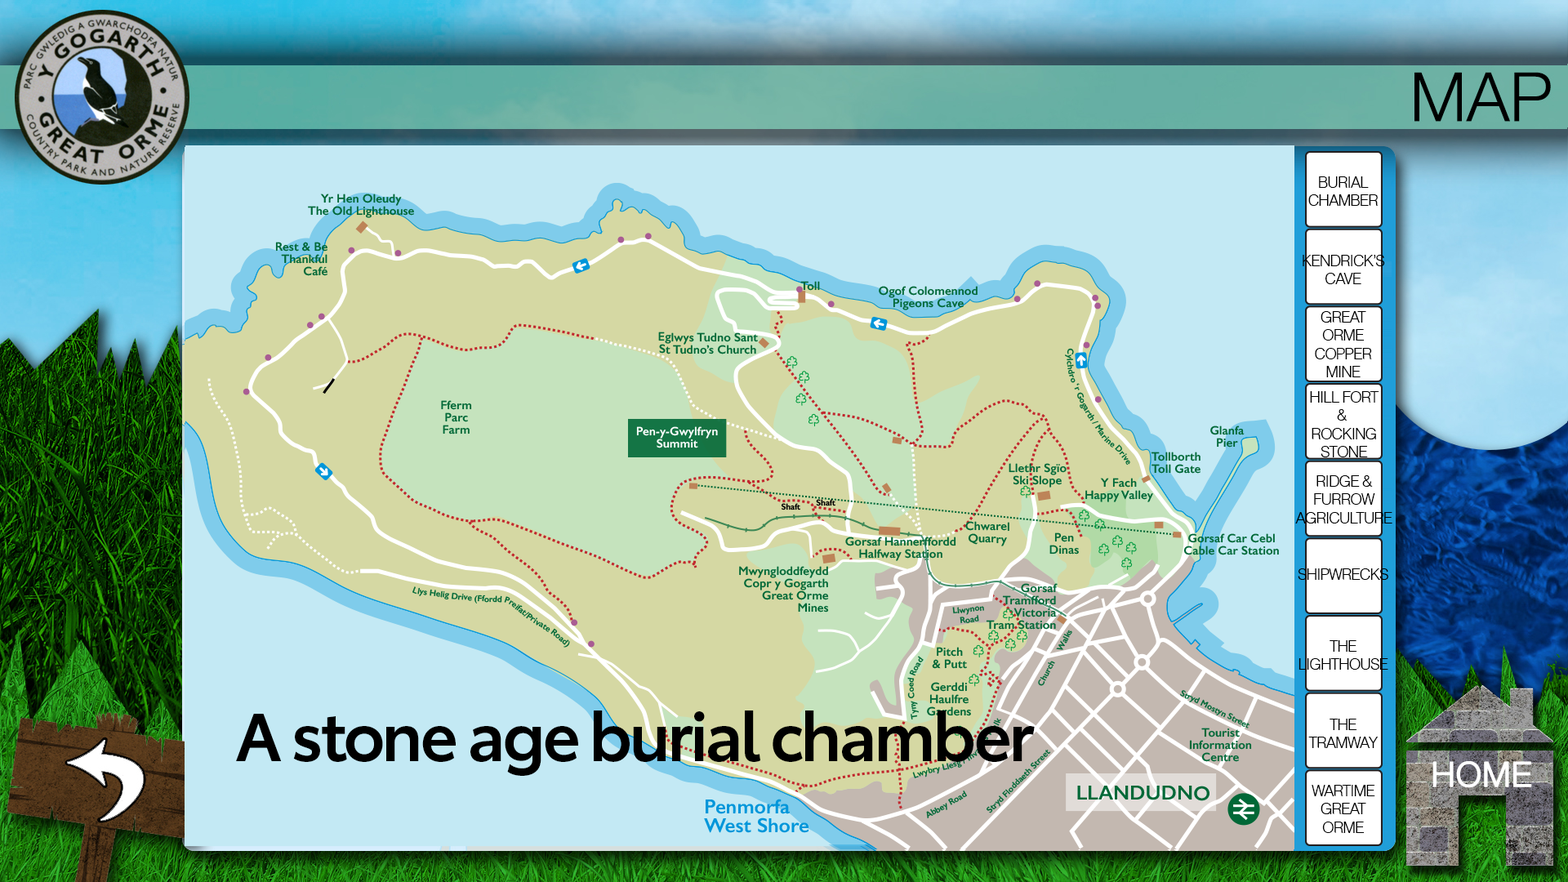
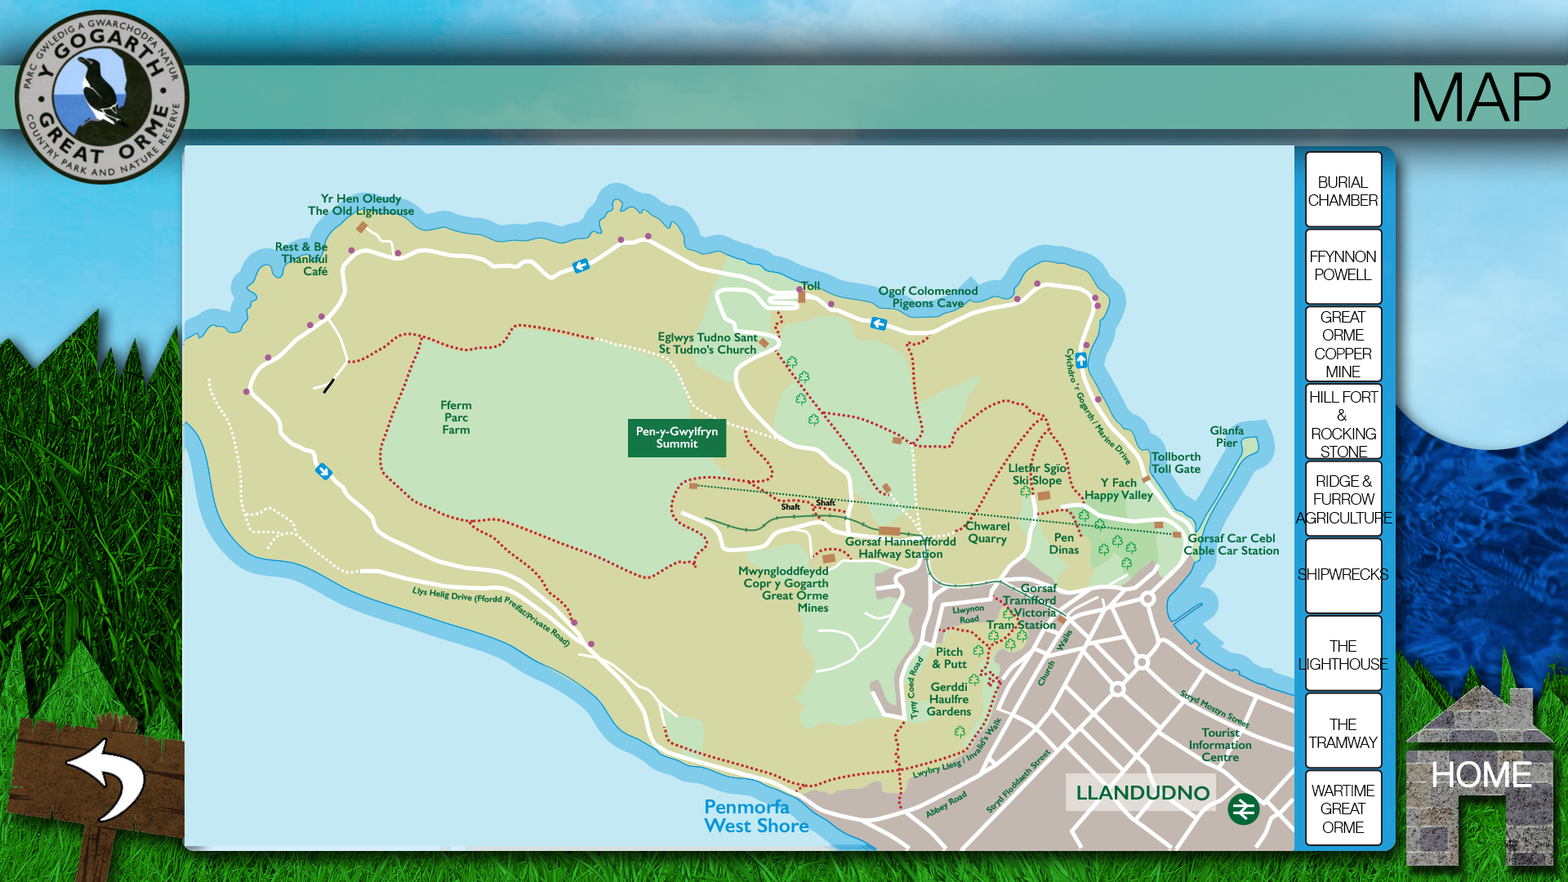
Layer changes from the first 1568 × 882 image to the second:
painted on "1 - A stone age burial chamber copy" over [1302, 250, 1386, 285]
hid "1 - A stone age burial chamber" (2nd of 2) over [236, 710, 1035, 776]